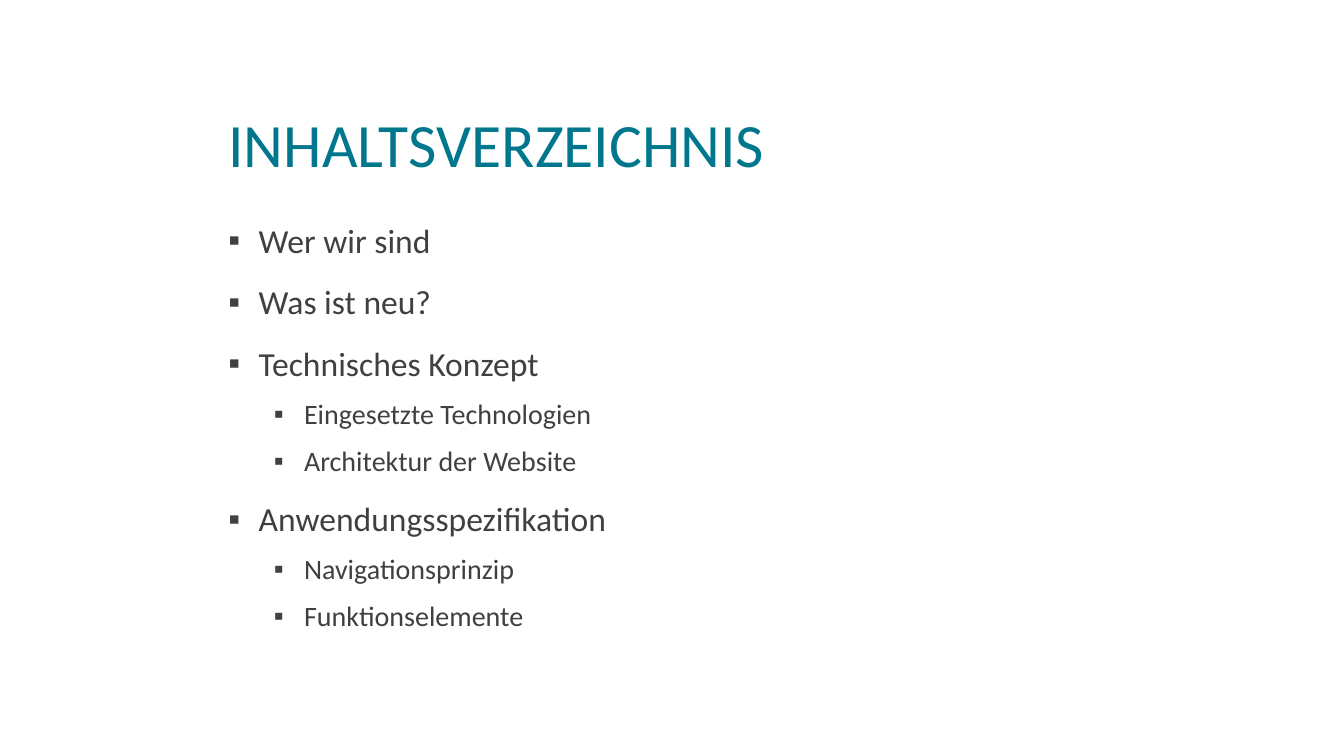
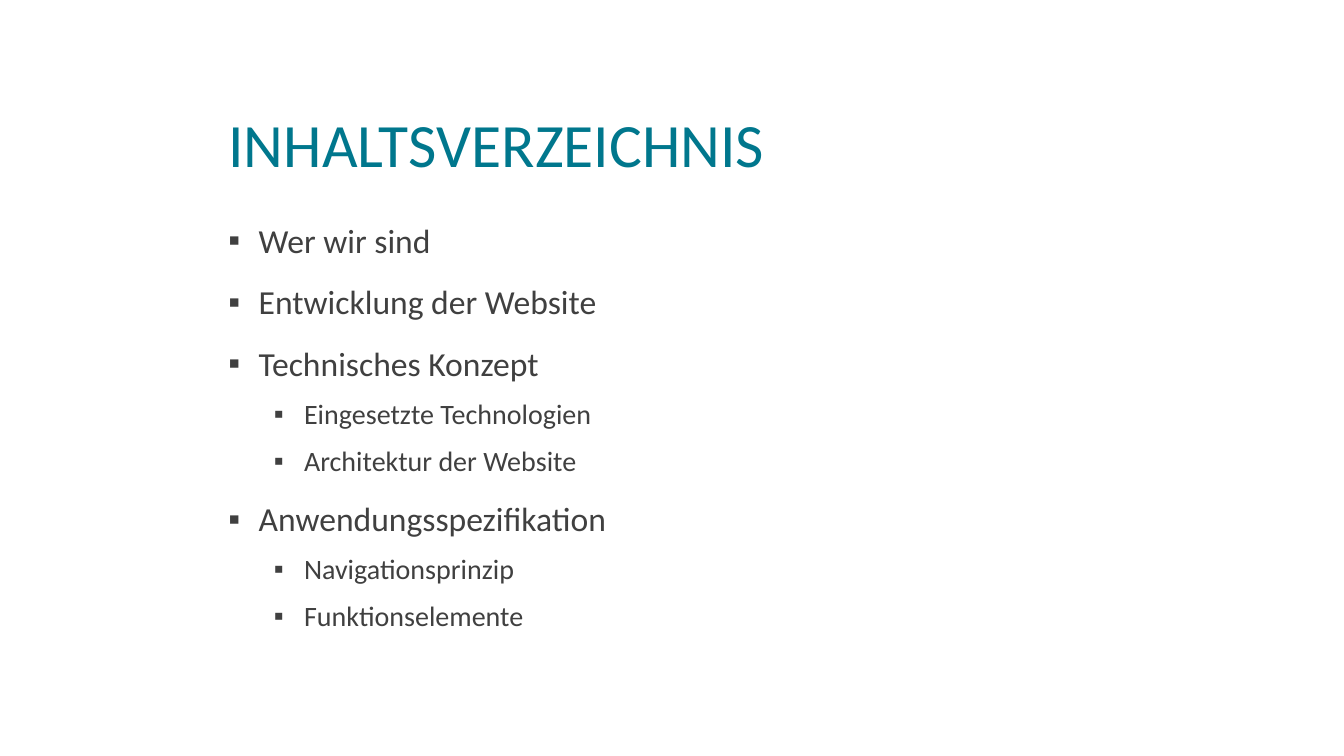
Before and after one commit to magharmi/StudentenFuerStudenten, a slide deck: slide 2 of websitePPneu.pptx. Drawn at 1344x756 pixels with LibreOffice and Linux fonts; fonts in the diff are those of the drawing; background and template pictures are left out. Boxes give left, top, right and bottom in pixels: in the first picture for what was removed or moved away, otherwise in the second. Text is boxed around its words. In the diff, an @@ line names an element or a change of style, - is before the commit and + after.

```diff
--- a/websitePPneu.pptx
+++ b/websitePPneu.pptx
@@ text at box(259, 290, 596, 320): text changed @@
-▪ Was ist neu?
+▪ Entwicklung der Website
```
Also in this commit, not shown: 29 slides added.
